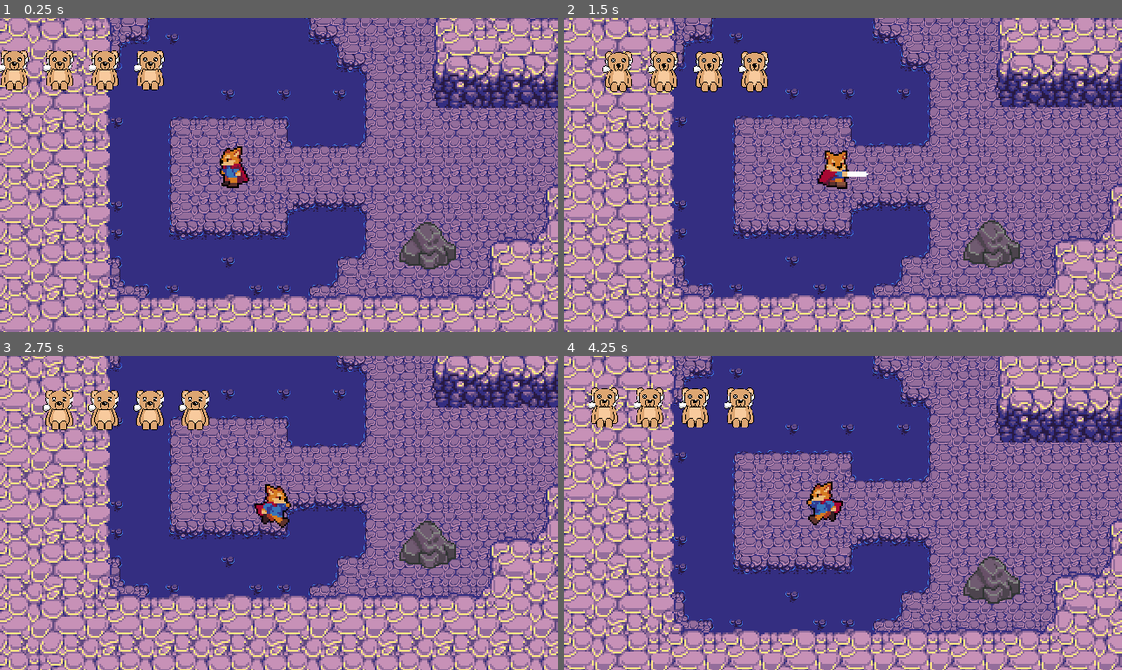
Above: before the commit, frames 1-4 (two rows, left to right).
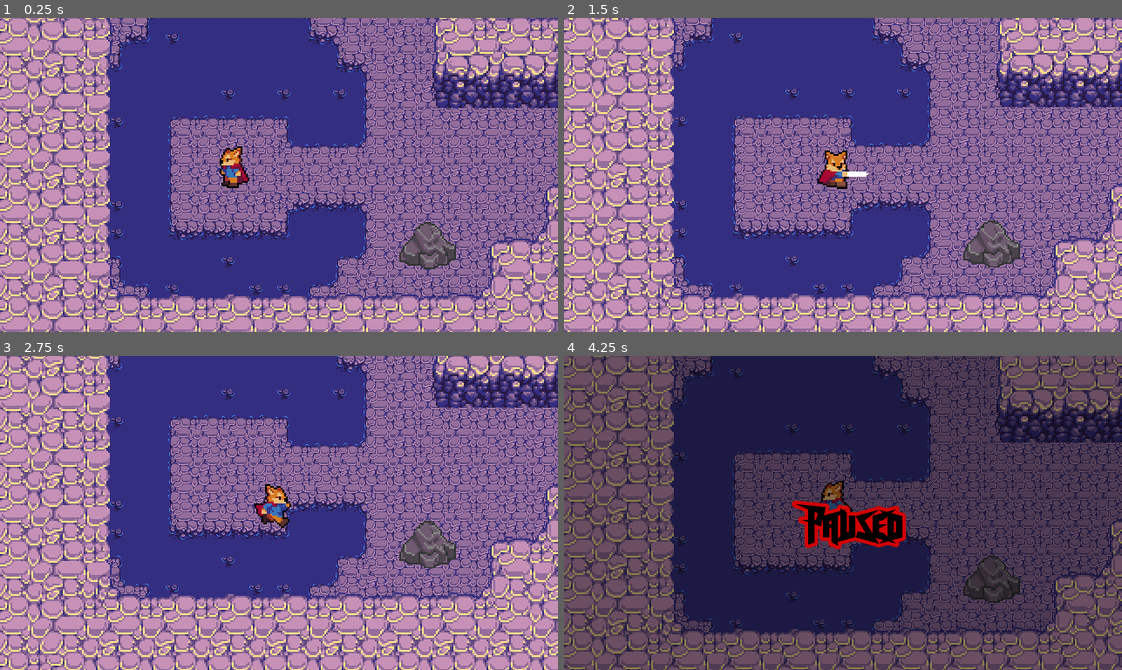
Above: after the commit, the same moments.

Repository: cjohansson93/Teddy
Game: Godot game, scene res://CaveLevel.tscn
Same seed, same stepped clock (60 frames per second), same inputs: the game is played once before the commit and once after it.
Inputs:
- Up to frame 1 (0.25 s): no input
- Up to frame 2 (1.5 s): tap Enter at 0.5 s; hold Right (ui_right) 0.53-1.28 s; tap Space (attack) at 0.6, 1.35 s; hold Down (ui_down) from 1.28 s (still down)
- Up to frame 3 (2.75 s): release Down (ui_down) at 2.03 s; hold Right (ui_right) from 2.03 s (still down); tap Space (attack) at 2.1 s
- Up to frame 4 (4.25 s): release Right (ui_right) at 2.78 s; hold Up (ui_up) 2.78-3.53 s; tap Space (attack) at 2.85, 3.6 s; hold Left (ui_left) from 3.53 s (still down); tap Escape (pause, bound only after the commit) at 4.15 s

The runs differ from the first frame. In frame 1, 2.3% of the frame differs, in the area x 0-30%, y 10-24%; in frame 2, 2.3%; in frame 3, 2.3%; in frame 4, 100%, in the area x 0-100%, y 0-100%.
Error before the commit: Invalid type in built-in function 'min'. Cannot convert argument 1 from Nil to float. (res://Stats.gd:12)

Commit message:
Music-and-Pause-Update

Diff:
--- a/CaveLevel.tscn
+++ b/CaveLevel.tscn
@@ -6,6 +6,7 @@
 [ext_resource path="res://World/Cavedoor.tscn" type="PackedScene" id=4]
 [ext_resource path="res://World/WelcomeMat.png" type="Texture" id=5]
 [ext_resource path="res://World/Portal.tscn" type="PackedScene" id=6]
+[ext_resource path="res://Music and Sounds/Walking Through Hell.wav" type="AudioStream" id=7]
 
 [sub_resource type="TileSet" id=1]
 0/name = "CaveTileMap.png 0"
@@ -470,6 +471,10 @@
 scale = Vector2( 0.0807423, 0.0826031 )
 texture = ExtResource( 5 )
 
+[node name="WalkingMusic" type="AudioStreamPlayer" parent="."]
+stream = ExtResource( 7 )
+autoplay = true
+
 [node name="Portal" parent="." instance=ExtResource( 6 )]
 position = Vector2( 240.148, -38.9326 )
 next_scene_path = "res://FireLevel.tscn"
@@ -485,7 +490,7 @@
 collision_layer = 3
 collision_mask = 3
 
-[node name="AnimationTree" parent="YSort/Player" index="4"]
+[node name="AnimationTree" parent="YSort/Player" index="3"]
 parameters/playback = SubResource( 42 )
 
 [node name="CollisionShape2D" parent="YSort/Player/Hurtbox" index="0"]
--- a/Menu/Menu.tscn
+++ b/Menu/Menu.tscn
@@ -1,11 +1,12 @@
-[gd_scene load_steps=14 format=2]
+[gd_scene load_steps=15 format=2]
 
 [ext_resource path="res://Menu/BackgroundSpriteSheet (1).png" type="Texture" id=1]
+[ext_resource path="res://Menu/Main Theme.wav" type="AudioStream" id=2]
 [ext_resource path="res://Menu/Menu.gd" type="Script" id=3]
 [ext_resource path="res://Menu/FreestylingCentipede-ELpr.ttf" type="DynamicFontData" id=4]
 [ext_resource path="res://Menu/Fade_In.tscn" type="PackedScene" id=6]
 
-[sub_resource type="Animation" id=6]
+[sub_resource type="Animation" id=1]
 resource_name = "TeddyFire"
 length = 0.6
 loop = true
@@ -144,6 +145,10 @@
 [node name="FadeIn" parent="." instance=ExtResource( 6 )]
 color = Color( 0, 0, 0, 0 )
 
+[node name="MainTheme" type="AudioStreamPlayer" parent="."]
+stream = ExtResource( 2 )
+autoplay = true
+
 [connection signal="pressed" from="MenuContainer/HBoxContainer/Buttons/StartButton" to="." method="_on_StartButton_pressed"]
 [connection signal="pressed" from="MenuContainer/HBoxContainer/Buttons/OptionButton2" to="." method="_on_OptionButton2_pressed"]
 [connection signal="pressed" from="MenuContainer/HBoxContainer/Buttons/QuitButton3" to="." method="_on_QuitButton3_pressed"]
--- /dev/null
+++ b/Pause.gd
@@ -0,0 +1,9 @@
+extends Control
+
+func _input(event):
+	if event.is_action_pressed("pause"):
+		#$PauseMusic.play()
+		var new_pause_state = not get_tree().paused
+		get_tree().paused = new_pause_state
+		visible = new_pause_state
+		#$PauseMusic.stop()
--- /dev/null
+++ b/Pause.tscn
@@ -0,0 +1,56 @@
+[gd_scene load_steps=6 format=2]
+
+[ext_resource path="res://Pause.gd" type="Script" id=1]
+[ext_resource path="res://black.png" type="Texture" id=2]
+[ext_resource path="res://Menu/FreestylingCentipede-ELpr.ttf" type="DynamicFontData" id=3]
+[ext_resource path="res://Music and Sounds/Continue_.wav" type="AudioStream" id=4]
+
+[sub_resource type="DynamicFont" id=1]
+size = 25
+outline_size = 2
+outline_color = Color( 0.827451, 0.0156863, 0.0156863, 1 )
+font_data = ExtResource( 3 )
+
+[node name="PauseLayer" type="CanvasLayer"]
+layer = 100
+
+[node name="Pause" type="Control" parent="."]
+pause_mode = 2
+visible = false
+anchor_right = 1.0
+anchor_bottom = 1.0
+script = ExtResource( 1 )
+__meta__ = {
+"_edit_use_anchors_": false
+}
+
+[node name="PauseMusic" type="AudioStreamPlayer" parent="Pause"]
+stream = ExtResource( 4 )
+
+[node name="Background" type="TextureRect" parent="Pause"]
+self_modulate = Color( 1, 1, 1, 0.462745 )
+anchor_right = 1.0
+anchor_bottom = 1.0
+margin_top = -0.33371
+margin_bottom = -0.33371
+texture = ExtResource( 2 )
+expand = true
+__meta__ = {
+"_edit_use_anchors_": false
+}
+
+[node name="Label" type="Label" parent="Pause/Background"]
+anchor_left = 0.5
+anchor_top = 0.5
+anchor_right = 0.5
+anchor_bottom = 0.5
+margin_left = -20.0
+margin_top = -6.66629
+margin_right = 35.0
+margin_bottom = 20.3337
+custom_fonts/font = SubResource( 1 )
+custom_colors/font_color = Color( 0, 0, 0, 1 )
+text = "Paused"
+__meta__ = {
+"_edit_use_anchors_": false
+}
--- a/Player/Player.tscn
+++ b/Player/Player.tscn
@@ -1,9 +1,8 @@
-[gd_scene load_steps=39 format=2]
+[gd_scene load_steps=38 format=2]
 
 [ext_resource path="res://Player/Player.png" type="Texture" id=1]
 [ext_resource path="res://Player.gd" type="Script" id=2]
 [ext_resource path="res://Boxes/Hurtbox.tscn" type="PackedScene" id=3]
-[ext_resource path="res://UI/HealthUI.tscn" type="PackedScene" id=4]
 
 [sub_resource type="CapsuleShape2D" id=1]
 radius = 3.99999
@@ -354,13 +353,6 @@
 
 [node name="Player" type="KinematicBody2D"]
 script = ExtResource( 2 )
-
-[node name="HealthUI" parent="." instance=ExtResource( 4 )]
-margin_left = -138.0
-margin_top = -77.0
-margin_right = -50.0
-margin_bottom = -63.0
-rect_scale = Vector2( 0.4, 0.4 )
 
 [node name="Sprite" type="Sprite" parent="."]
 position = Vector2( 0, -9 )
--- a/Stats.gd
+++ b/Stats.gd
@@ -1,7 +1,7 @@
 extends Node
 
 export(int) var max_health = 1 setget set_max_health
-onready var health = max_health setget set_health
+var health = max_health setget set_health
 
 signal no_health
 signal health_changed(value)
--- a/UI/HealthUI.tscn
+++ b/UI/HealthUI.tscn
@@ -1,7 +1,7 @@
 [gd_scene load_steps=4 format=2]
 
 [ext_resource path="res://UI/HealthUI.gd" type="Script" id=1]
-[ext_resource path="res://UI/HPDown2.png" type="Texture" id=2]
+[ext_resource path="res://UI/HPDown3.png" type="Texture" id=2]
 [ext_resource path="res://UI/HP.png" type="Texture" id=3]
 
 [node name="HealthUI" type="Control"]
--- a/project.godot
+++ b/project.godot
@@ -18,6 +18,7 @@
 
 PlayerStats="*res://Player/PlayerStats.tscn"
 Global="*res://Global.gd"
+Pause="*res://Pause.tscn"
 
 [display]
 
@@ -86,6 +87,12 @@
 "events": [ Object(InputEventKey,"resource_local_to_scene":false,"resource_name":"","device":0,"alt":false,"shift":false,"control":false,"meta":false,"command":false,"pressed":false,"scancode":32,"unicode":0,"echo":false,"script":null)
  ]
 }
+pause={
+"deadzone": 0.5,
+"events": [ Object(InputEventKey,"resource_local_to_scene":false,"resource_name":"","device":0,"alt":false,"shift":false,"control":false,"meta":false,"command":false,"pressed":false,"scancode":16777217,"unicode":0,"echo":false,"script":null)
+, Object(InputEventKey,"resource_local_to_scene":false,"resource_name":"","device":0,"alt":false,"shift":false,"control":false,"meta":false,"command":false,"pressed":false,"scancode":80,"unicode":0,"echo":false,"script":null)
+ ]
+}
 
 [layer_names]
 
Not shown: 1 places in CaveLevel.tscn that only renumber resources
Not shown, added: Menu/Main Theme.wav.import
Not shown: 5 places in Menu/Menu.tscn that only renumber resources
Not shown, added: Music and Sounds/Boss Battle!.wav.import
Not shown, added: Music and Sounds/Continue_.wav.import
Not shown, added: Music and Sounds/Walking Through Hell.wav.import
Binary file added: UI/HPDown3.png
Not shown, added: UI/HPDown3.png.import
Binary file added: black.png
Not shown, added: black.png.import
Not shown, added: Menu/Main Theme.wav
Not shown, added: Music and Sounds/Boss Battle!.wav
(and 2 more such lines)
